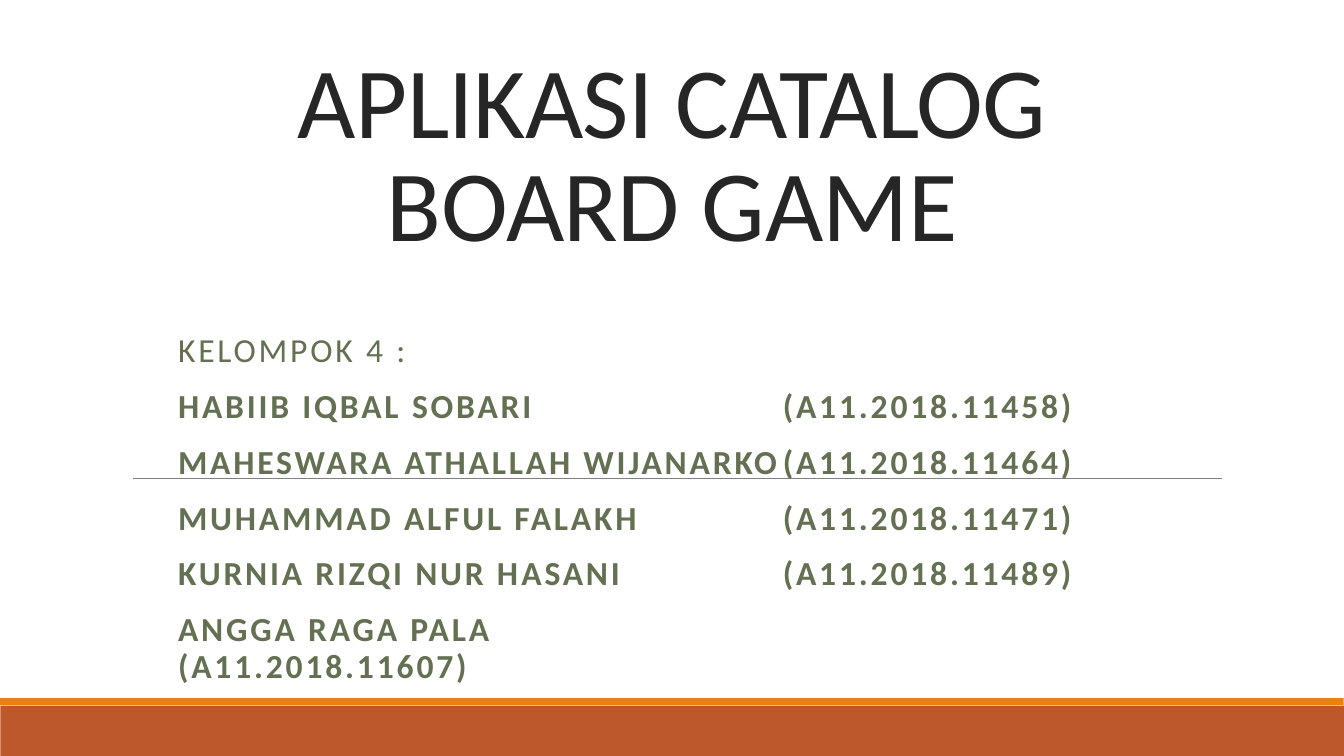
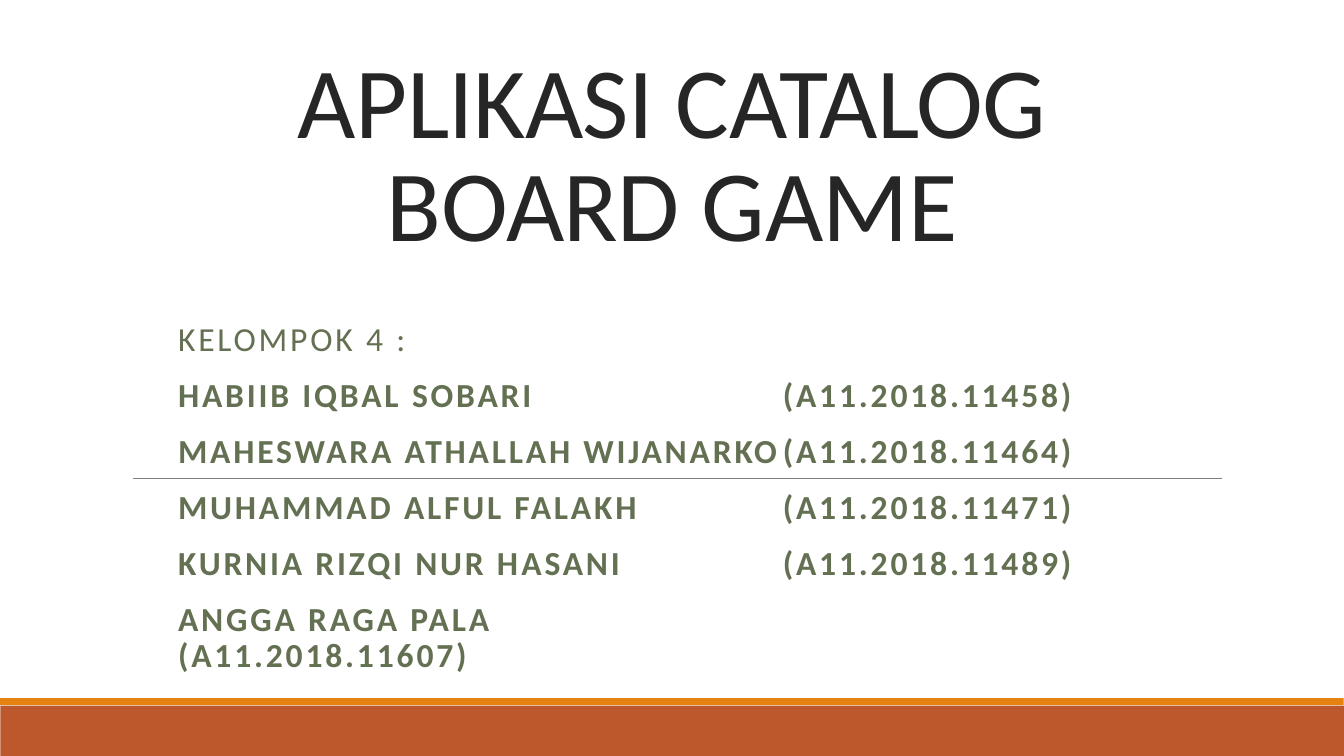
Before and after one commit to MaheswaraAW/-PPL4611, a slide deck: slide 1 of Aplikasi Catalog Board Game.pptx. Drawn at 1344x756 pixels with LibreOffice and Linux fonts; fonts in the diff are those of the drawing. Boxes give left, top, right and bottom in pixels: in the first picture for what was removed or moved away, otherwise in the second. Text is boxed around its words. In the diff, an @@ line names an element or a change of style, - is before the commit and + after.

```diff
--- a/Aplikasi Catalog Board Game.pptx
+++ b/Aplikasi Catalog Board Game.pptx
@@ subtitle "KELOMPOK 4 :": place and size @@
-subtitle "KELOMPOK 4 :" at box(178, 340, 1072, 683)
+subtitle "KELOMPOK 4 :" at box(178, 329, 1072, 672)
```
Also in this commit, not shown: 3 other slides changed.
